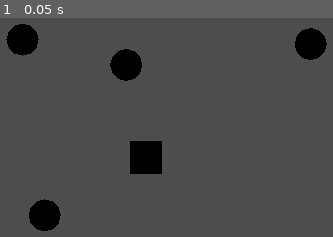
Above: before the commit, frame 1.
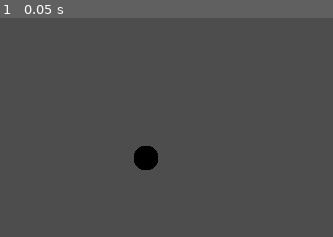
Above: after the commit, the same moment.

Repository: b6462/ComputerAnimationPlayground
Game: Godot game, scene res://Deform/Concept/Concept_AvgTsfm.tscn
The game is run twice, just before and just after one commit, with the same random seed, the same clock (stepped at 60 frames per second) and the same inputs. Before the commit the project starts from res://Deform/Concept/Concept_AvgRot3D.tscn.
Inputs:
- Up to frame 1 (0.05 s): no input

The runs differ from the first frame. In frame 1, 5.1% of the frame differs, in the area x 1-99%, y 2-98%.

Commit message:
Add avgTransform3D structure
+ Add click&drag feature for future build
TODO: Implement avgTransform3D feature

Diff:
--- a/Deform/Concept/AvgRot3D.gd
+++ b/Deform/Concept/AvgRot3D.gd
@@ -1,5 +1,5 @@
 extends Node
-
+# NOTE: To move the control spheres, go to remote mode and move it in the editor
 @export var ctrl_points: Array[Node3D]
 @export var tgt_point: Node3D
 var displacements: PackedVector3Array
@@ -10,8 +10,6 @@
 		displacements.append((ctrl.position - tgt_point.position).normalized())
 
 func _process(delta):
-	#ctrl_points[0].position += Vector3(0,0.5*delta,0)
-
 	var rotation := Vector3(0,0,0)
 	var activePoints = 0
 	for i in range(0, ctrl_points.size()):
--- /dev/null
+++ b/Deform/Concept/AvgTsfm3D.gd
@@ -0,0 +1,44 @@
+extends Node3D
+
+var dragging = false
+var drag_target: RigidBody3D = null
+var original_mouse_pos := Vector2(0, 0)
+@onready var camera = $Camera3D
+
+func _ready():
+	var tmp = $RigidBody3D
+	print(tmp.position)
+
+func _input(event):
+	if event is InputEventMouseButton:
+		var mouse_event = event as InputEventMouseButton
+
+		if mouse_event.button_index == MOUSE_BUTTON_LEFT:
+			if mouse_event.pressed:
+				var ray_origin = camera.project_ray_origin(get_viewport().get_mouse_position())
+				var ray_direction = camera.project_ray_normal(get_viewport().get_mouse_position())
+				var ray_end = ray_origin + ray_direction * 100.0
+				var space_state = get_world_3d().direct_space_state
+				var test = PhysicsRayQueryParameters3D.create(ray_origin, ray_end)
+				var intersect = space_state.intersect_ray(test)
+				if not intersect.is_empty():
+					var collider = intersect["collider"]
+					print(collider)
+					if collider is RigidBody3D:
+						dragging = true
+						drag_target = collider
+						original_mouse_pos = get_viewport().get_mouse_position()
+			else:
+				if dragging:
+					dragging = false
+					drag_target.sleeping = true
+					drag_target = null
+
+func _process(delta):
+	if dragging and drag_target:
+		print(drag_target)
+		var current_mouse_pos = get_viewport().get_mouse_position()
+		var delta_pos = current_mouse_pos - original_mouse_pos
+		delta_pos *= 0.3
+		drag_target.global_position += Vector3(delta_pos.x, -delta_pos.y, 0)*delta
+		original_mouse_pos = current_mouse_pos
--- /dev/null
+++ b/Deform/Concept/Concept_AvgTsfm.tscn
@@ -0,0 +1,28 @@
+[gd_scene load_steps=4 format=3 uid="uid://cs2k1fi543p78"]
+
+[ext_resource type="Script" path="res://Deform/Concept/AvgTsfm3D.gd" id="1_5g5tt"]
+
+[sub_resource type="SphereMesh" id="SphereMesh_cqcsy"]
+
+[sub_resource type="SphereShape3D" id="SphereShape3D_4skoj"]
+
+[node name="Concept_AvgTsfm" type="Node3D"]
+script = ExtResource("1_5g5tt")
+
+[node name="Camera3D" type="Camera3D" parent="."]
+transform = Transform3D(1, 0, 0, 0, 1, 0, 0, 0, 1, 0, 0, 2.25326)
+projection = 1
+size = 3.64
+
+[node name="RigidBody3D" type="RigidBody3D" parent="."]
+transform = Transform3D(1, 0, 0, 0, 1, 0, 0, 0, 1, 0, 0, -2.19415)
+gravity_scale = 0.0
+
+[node name="MeshInstance3D" type="MeshInstance3D" parent="RigidBody3D"]
+transform = Transform3D(0.2, 0, 0, 0, 0.2, 0, 0, 0, 0.2, 0, 0, 0)
+mesh = SubResource("SphereMesh_cqcsy")
+skeleton = NodePath("")
+
+[node name="CollisionShape3D" type="CollisionShape3D" parent="RigidBody3D"]
+transform = Transform3D(0.19971, 0, 0, 0, 0.19971, 0, 0, 0, 0.19971, 0, 0, 0)
+shape = SubResource("SphereShape3D_4skoj")
--- a/project.godot
+++ b/project.godot
@@ -11,7 +11,7 @@
 [application]
 
 config/name="Computer Animation Playground"
-run/main_scene="res://Deform/Concept/Concept_AvgRot3D.tscn"
+run/main_scene="res://Deform/Concept/Concept_AvgTsfm.tscn"
 config/features=PackedStringArray("4.1", "Forward Plus")
 config/icon="res://icon.svg"
 
